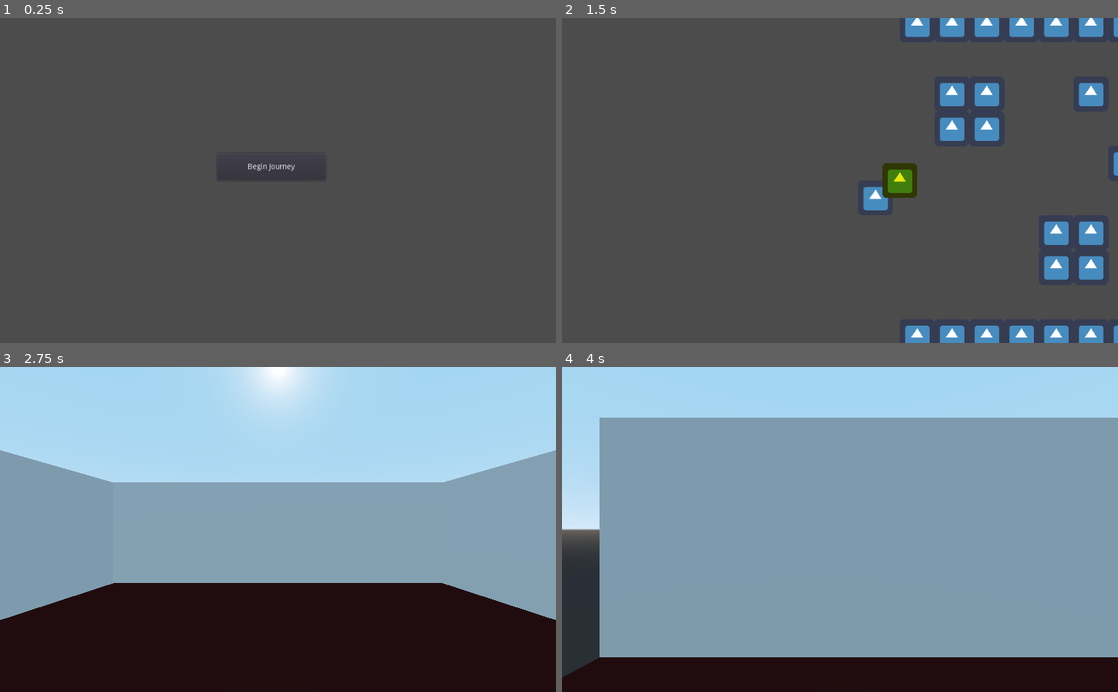
Above: before the commit, frames 1-4 (two rows, left to right).
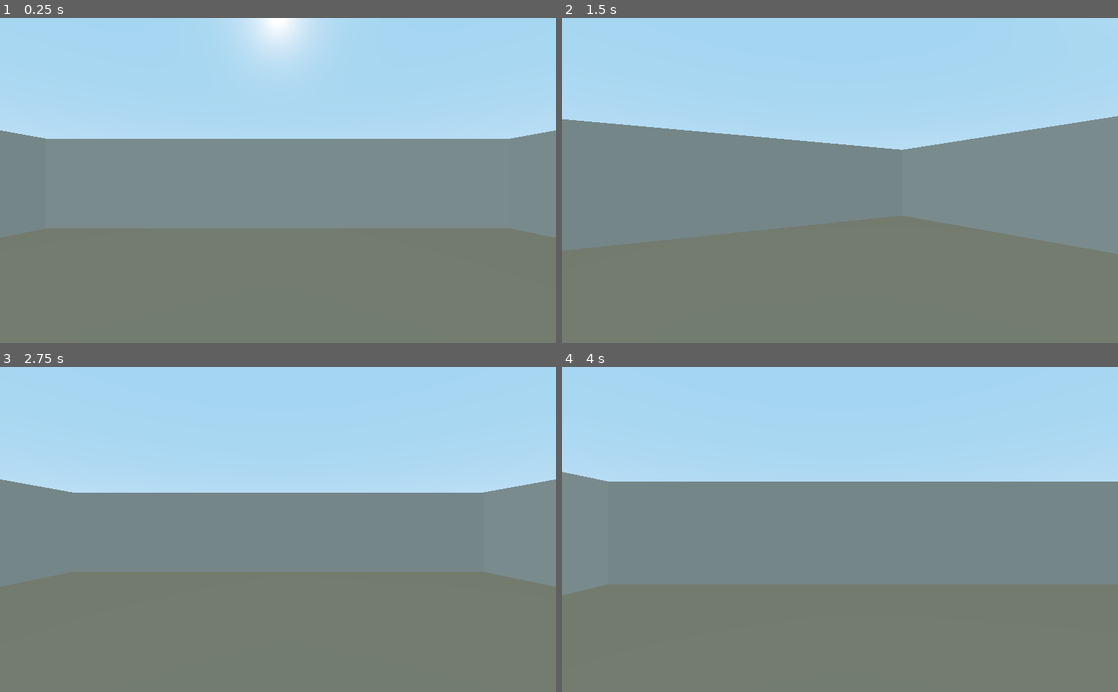
Above: after the commit, the same moments.

Repository: fenrisulf75/river-of-dawn
Game: Godot game, scene res://scenes/Yeriho.tscn
Same seed, same stepped clock (60 frames per second), same inputs: the game is played once before the commit and once after it. Before the commit the project starts from res://scenes/MainMenu.tscn. The engine's default icon, where the game draws it, is replaced by a stand-in: a white triangle on a blue panel in a dark square.
Inputs (mouse positions are in pixels of both pictures, inside the frame that each line leads up to):
- Up to frame 1 (0.25 s): no input
- Up to frame 2 (1.5 s): click (834, 167) at 0.5 s, where only the run before the commit has a clickable "Begin Journey"; tap Enter at 1.25 s; hold Right (ui_right) from 1.28 s (still down)
- Up to frame 3 (2.75 s): tap Space at 2 s; release Right (ui_right) at 2.03 s; hold Down (ui_down) from 2.03 s (still down)
- Up to frame 4 (4 s): tap Enter at 2.75 s; release Down (ui_down) at 2.78 s; hold Right (ui_right) 2.78-3.53 s; tap Space at 3.5 s; hold Up (ui_up) from 3.53 s (still down)

The runs differ from the first frame. In frame 1, 100% of the frame differs, in the area x 0-100%, y 0-100%; in frame 2, 100%; in frame 3, 68%; in frame 4, 83%.

Commit message:
Add Yeriho 16x16 first-person scene with walls and movement

Diff:
--- a/project.godot
+++ b/project.godot
@@ -11,7 +11,7 @@
 [application]
 
 config/name="River of Dawn"
-run/main_scene="res://scenes/MainMenu.tscn"
+run/main_scene="res://scenes/Yeriho.tscn"
 config/icon="res://icon.png"
 
 [gui]
--- /dev/null
+++ b/scenes/Yeriho.gd
@@ -0,0 +1,47 @@
+extends Spatial
+
+var tile_size = 1.0
+var is_moving = false
+var is_rotating = false
+
+onready var camera = $Camera
+
+func _process(_delta):
+	if is_moving or is_rotating:
+		return
+
+	if Input.is_action_just_pressed("ui_left"):
+		rotate_camera(-90)
+	elif Input.is_action_just_pressed("ui_right"):
+		rotate_camera(90)
+	elif Input.is_action_just_pressed("ui_up"):
+		move_camera(1)
+	elif Input.is_action_just_pressed("ui_down"):
+		move_camera(-1)
+
+func rotate_camera(degrees):
+	is_rotating = true
+	var target_rotation = camera.rotation_degrees.y + degrees
+
+	var tween = create_tween()
+	tween.tween_property(camera, "rotation_degrees:y", target_rotation, 0.3)
+	tween.tween_callback(self, "finish_rotation")
+
+func finish_rotation():
+	is_rotating = false
+
+func move_camera(direction):
+	is_moving = true
+
+	var forward = -camera.global_transform.basis.z
+	forward.y = 0
+	forward = forward.normalized()
+
+	var target_position = camera.global_transform.origin + (forward * tile_size * direction)
+
+	var tween = create_tween()
+	tween.tween_property(camera, "global_transform:origin", target_position, 0.3)
+	tween.tween_callback(self, "finish_move")
+
+func finish_move():
+	is_moving = false
--- /dev/null
+++ b/scenes/Yeriho.tscn
@@ -0,0 +1,46 @@
+[gd_scene load_steps=6 format=2]
+
+[ext_resource path="res://scenes/Yeriho.gd" type="Script" id=1]
+
+[sub_resource type="PlaneMesh" id=1]
+size = Vector2( 16, 16 )
+
+[sub_resource type="SpatialMaterial" id=2]
+albedo_color = Color( 0.705882, 0.588235, 0.470588, 1 )
+
+[sub_resource type="CubeMesh" id=3]
+size = Vector3( 16, 3, 0.5 )
+
+[sub_resource type="SpatialMaterial" id=4]
+albedo_color = Color( 0.921569, 0.862745, 0.784314, 1 )
+
+[node name="Yeriho" type="Spatial"]
+script = ExtResource( 1 )
+
+[node name="Camera" type="Camera" parent="."]
+transform = Transform( 1, 0, 0, 0, 1, 0, 0, 0, 1, 0, 1.6, 0 )
+current = true
+
+[node name="Floor" type="MeshInstance" parent="."]
+mesh = SubResource( 1 )
+material/0 = SubResource( 2 )
+
+[node name="WallNorth" type="MeshInstance" parent="."]
+transform = Transform( 1, 0, 0, 0, 1, 0, 0, 0, 1, 0, 1.5, -8 )
+mesh = SubResource( 3 )
+material/0 = SubResource( 4 )
+
+[node name="WallEast" type="MeshInstance" parent="."]
+transform = Transform( 1.19249e-08, 0, -1, 0, 1, 0, 1, 0, 1.19249e-08, 8, 1.5, 0 )
+mesh = SubResource( 3 )
+material/0 = SubResource( 4 )
+
+[node name="WallWest" type="MeshInstance" parent="."]
+transform = Transform( -4.37114e-08, 0, 1, 0, 1, 0, -1, 0, -4.37114e-08, -8, 1.5, 0 )
+mesh = SubResource( 3 )
+material/0 = SubResource( 4 )
+
+[node name="WallSouth" type="MeshInstance" parent="."]
+transform = Transform( 1, 0, 0, 0, 1, 0, 0, 0, 1, 0, 1.5, 8 )
+mesh = SubResource( 3 )
+material/0 = SubResource( 4 )
